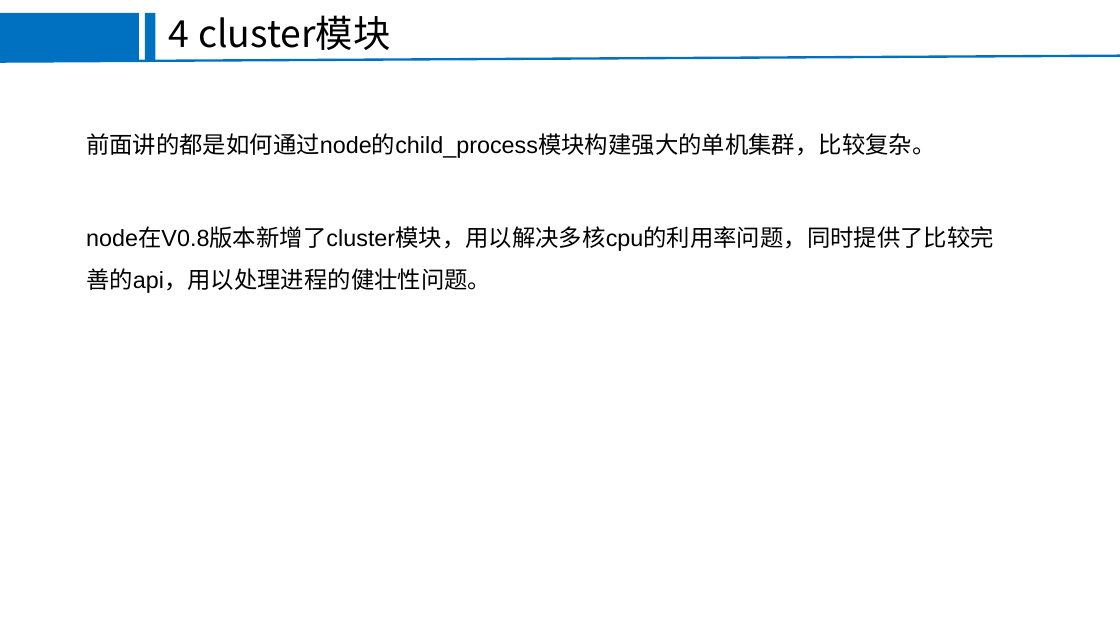
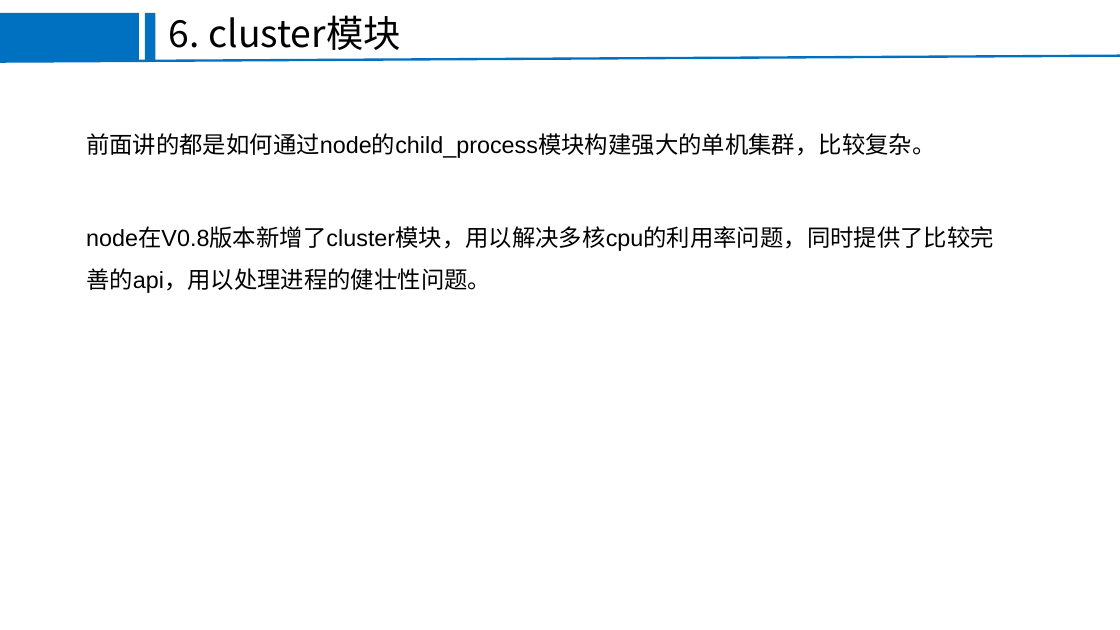
Before and after one commit to FEjohnny/demos, a slide deck: slide 11 of pm2/pm2.pptx (slide 17 before the commit). Drawn at 1120x630 pixels with LibreOffice and Linux fonts; fonts in the diff are those of the drawing; background and template pictures are left out. Boxes give left, top, right and bottom in pixels: in the first picture for what was removed or moved away, otherwise in the second. Text is boxed around its words. In the diff, an @@ line names an element or a change of style, - is before the commit and + after.

```diff
--- a/pm2/pm2.pptx
+++ b/pm2/pm2.pptx
@@ text at box(169, 15, 400, 50): text changed @@
-4 cluster模块
+6. cluster模块
```
Also in this commit, not shown: 11 other slides changed, 2 slides added, 1 slide removed, 3 other files.
